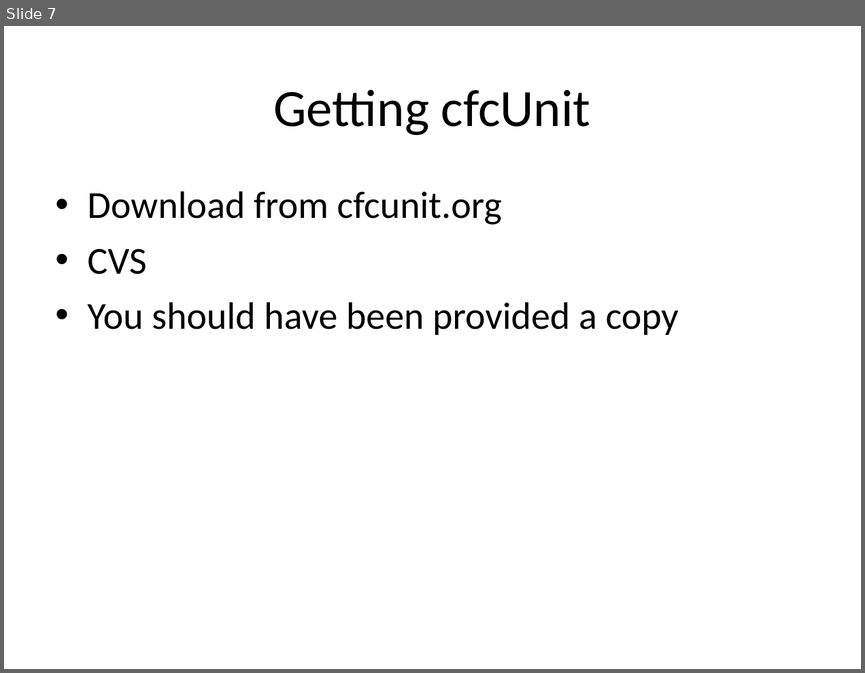
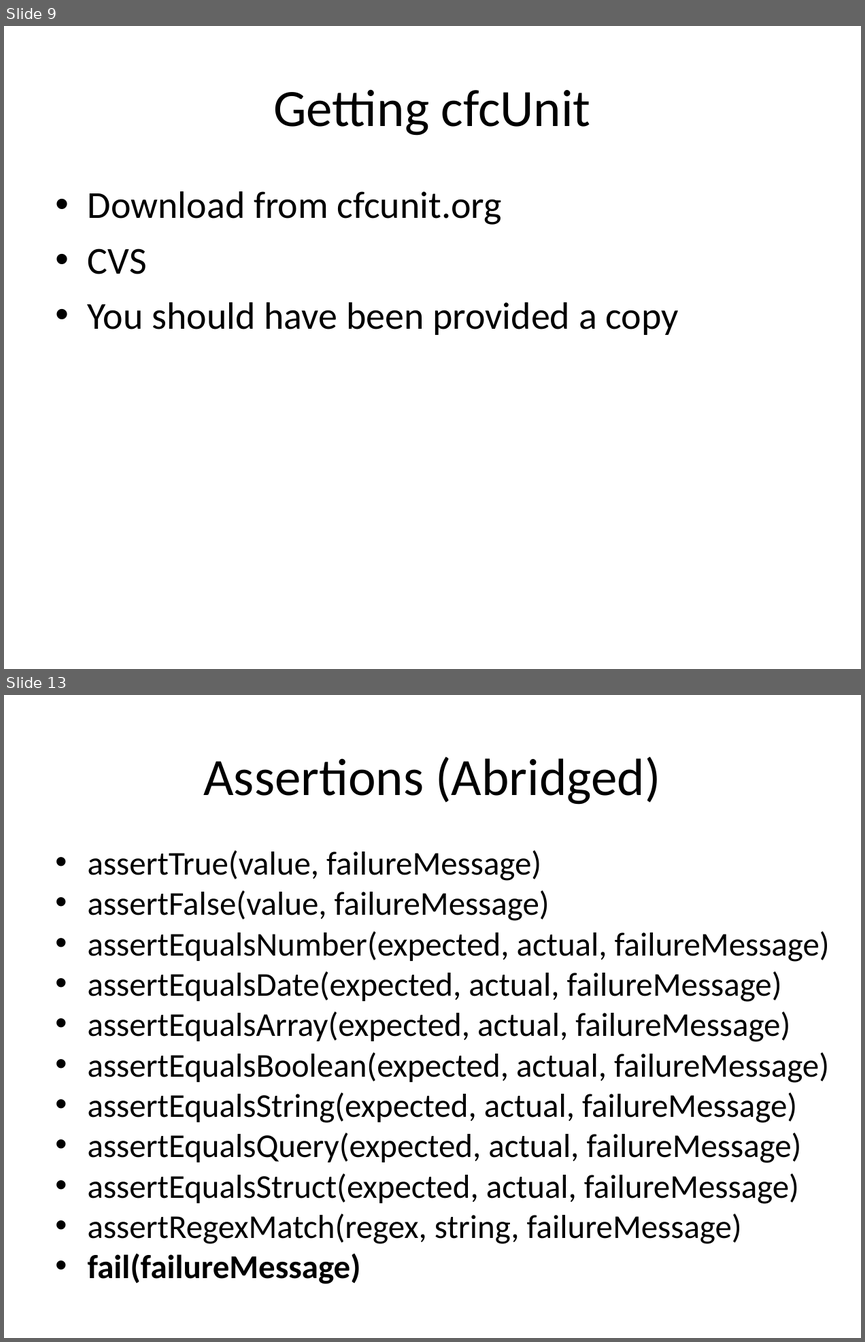
Before and after one commit to dhughes/OldPresentations, a slide deck: Trunk/Model-Glue 3 Day For Teratech/documents/CFCUnit Crash Course.ppt. Shown one above the other, each under a label of ours: slide 7 before the commit, slides 9 and 13 after it; the slides between them are not shown. The pictures are 865x673 and 865x1342 pixels, drawn with LibreOffice and Linux fonts; fonts in the diff are those of the drawing; background and template pictures are left out. Boxes give left, top, right and bottom in pixels: in the first picture for what was removed or moved away, otherwise in the second. Text is boxed around its words. In the diff, an @@ line names an element or a change of style, - is before the commit and + after.

```diff
--- a/Trunk/Model-Glue 3 Day For Teratech/documents/CFCUnit Crash Course.ppt
+++ b/Trunk/Model-Glue 3 Day For Teratech/documents/CFCUnit Crash Course.ppt
@@ slide 13 added at box(4, 695, 861, 1338), background picture (left out) @@
@@ title added at box(203, 757, 661, 804), 44 pt, text #000000 @@
+Assertions (Abridged)
@@ text added at box(88, 850, 830, 1284), 28 pt, text #000000 @@
+• assertTrue(value, failureMessage)
+• assertFalse(value, failureMessage)
+• assertEqualsNumber(expected, actual, failureMessage)
+• assertEqualsDate(expected, actual, failureMessage)
+• assertEqualsArray(expected, actual, failureMessage)
+• assertEqualsBoolean(expected, actual, failureMessage)
+• assertEqualsString(expected, actual, failureMessage)
+• assertEqualsQuery(expected, actual, failureMessage)
+• assertEqualsStruct(expected, actual, failureMessage)
+• assertRegexMatch(regex, string, failureMessage)
+• fail(failureMessage)
@@ what was slide 7 is now slide 9 @@
```
Also in this commit, not shown: 2 slides changed, 11 other slides added, 2 slides removed, 6 other files.
